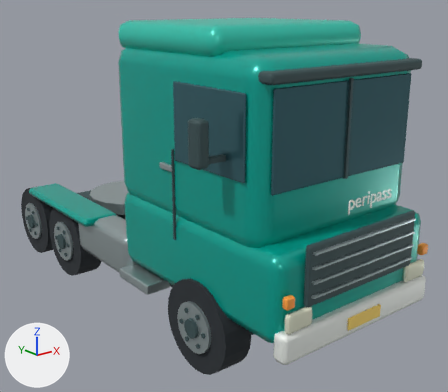
What one commit did to the glTF model public/models/tractor.glb.
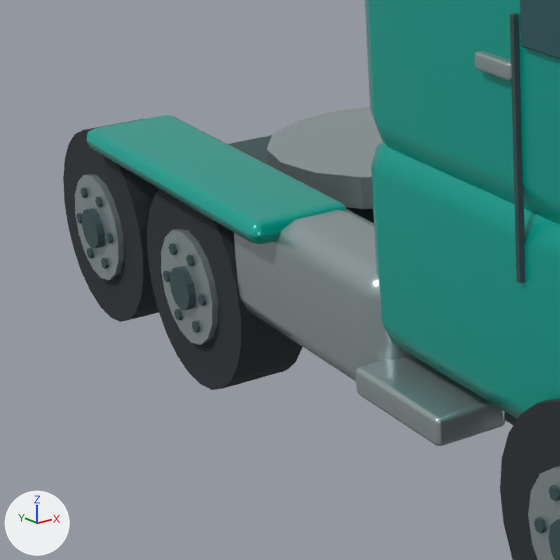
Old and new are each drawn whole from a camera (50 mm lens) standing at (-5.13, -8.92, 4.26) and looking at (0.34, -2.08, 1.53) and again close up on the part from 0% to 42% of the width and 37% to 85% of the height. The axes (+X, +Y, +Z) are drawn at lower left. The lights are the same throughout. The last two pictures show the newer version. Where no turn or scale is listed for an object, it has been applied to the vertices. Vertices at exactly the same position are counted once.

The first close-up shows 'Alloy hub', 'Alloy hub.001', 'Alloy hub.002', 'Cab lower', 'Front wheel', 'Grille slat', 'Ladder chassis', 'Tire', 'Tire.001', 'Wheel bolt.001', 'Wheel bolt.003', 'Windshield' and 1 more.
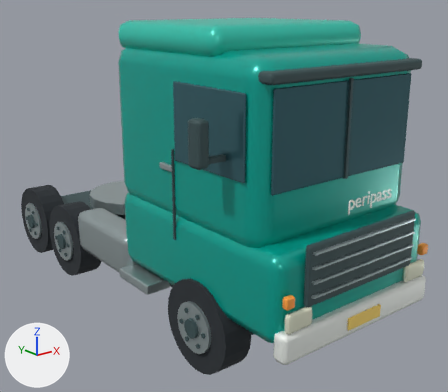
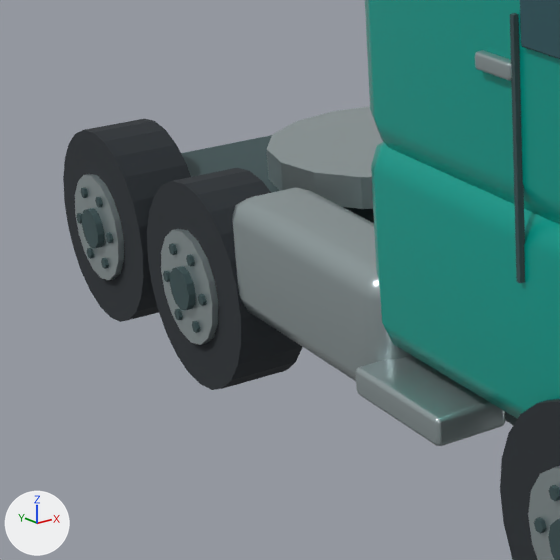
Where the newer file only moved an object's origin or applied its transform, the numbers keep the older frame.

What differs and where, as boxes [x1, y1, x2, y2] in the close-ups (560 x 560 px):
'Cab lower', reshaped
    before: [87, 0, 560, 419]
    after: [365, 0, 560, 419]
'Wheel bolt.003', moved
    before: [534, 485, 560, 560]
    after: [76, 187, 113, 269]
'Wheel bolt', moved (not visible before)
    after: [534, 485, 560, 560]
part 1 of me_cube_002, deleted (cyan)
    before: [87, 115, 347, 244]

What the commit changed:
me_cube_002 is used by ob_cab_lower; location (0.0, -3.35, 1.35).
me_cube_002 had 224 vertices, 432 faces and spanned x -1.39..1.39, y -1.55..4.47, z -0.52..2.42.
me_cube_002 now has 112 vertices, 216 faces and spans x -1.24..1.24, y -1.55..1.59, z -0.52..2.42.
me_cube_002 part 1: the loose piece of 56 vertices spanning x -1.39..-0.85, y 2.33..4.47, z -0.25..-0.12 is deleted.
Other edits to the shape of me_cube_002 do not show in these pictures.
Object 'Wheel bolt.003' (ob_wheel_bolt_003) moves from (-1.335, -3.35, 0.58) to (-1.335, 1.34, 0.771).
Object 'Wheel bolt' (ob_wheel_bolt) moves from (1.335, 1.01, 0.58) to (-1.335, -3.79, 0.58).
